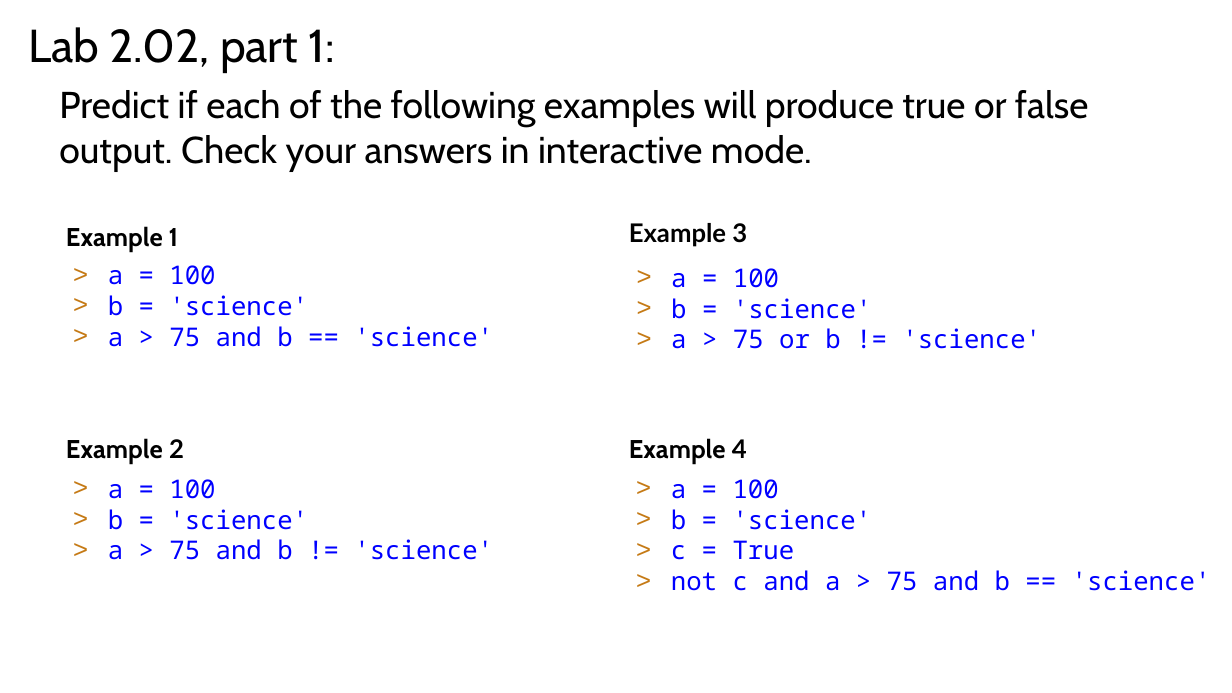
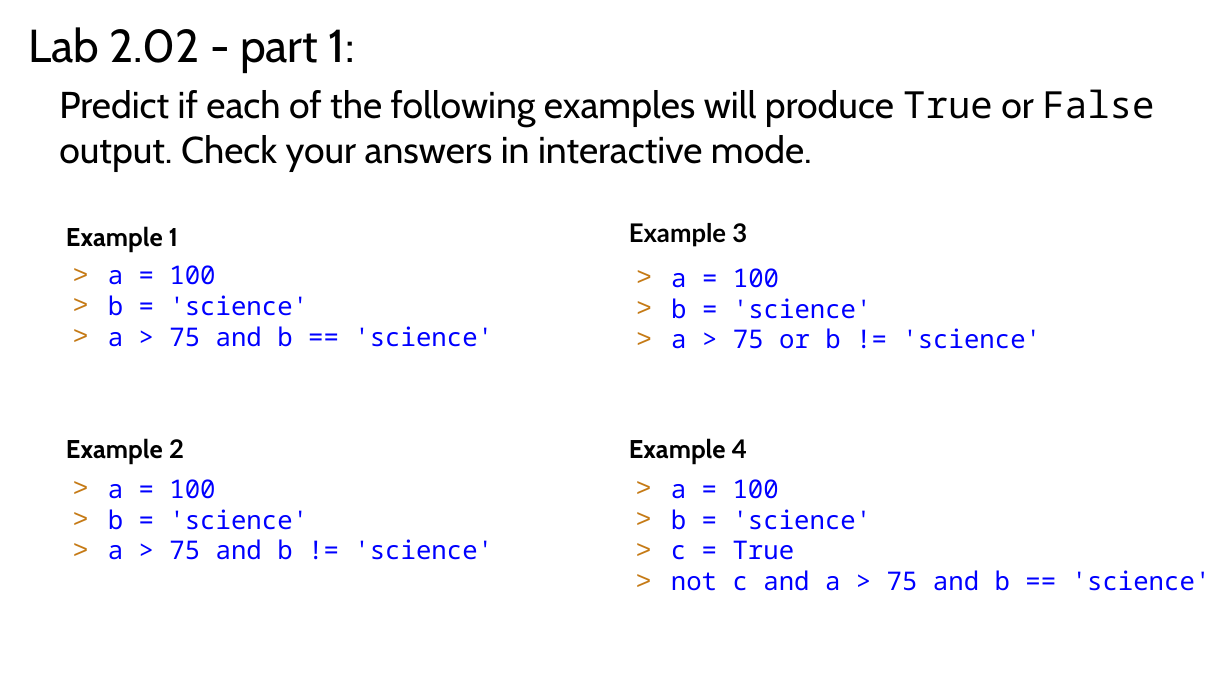
Before and after one commit to TEALSK12/2nd-semester-introduction-to-computer-science, a slide deck: slide 10 of docs/units/2_unit/slidedecks/Intro Python 2.02 TEALS.pptx. Drawn at 1232x693 pixels with LibreOffice and Linux fonts; fonts in the diff are those of the drawing; background and template pictures are left out. Boxes give left, top, right and bottom in pixels: in the first picture for what was removed or moved away, otherwise in the second. Text is boxed around its words. In the diff, an @@ line names an element or a change of style, - is before the commit and + after.

```diff
--- a/docs/units/2_unit/slidedecks/Intro Python 2.02 TEALS.pptx
+++ b/docs/units/2_unit/slidedecks/Intro Python 2.02 TEALS.pptx
@@ text at (x1=28, y1=27, x2=355, y2=73): text changed @@
-Lab 2.02, part 1:
+Lab 2.02 - part 1:
@@ title at (x1=59, y1=89, x2=1154, y2=171): text changed @@
-Predict if each of the following examples will produce true or false output. Check your answers in interactive mode.
+Predict if each of the following examples will produce True or False output. Check your answers in interactive mode.
```
Also in this commit, not shown: 12 other slides changed, 9 other files.
